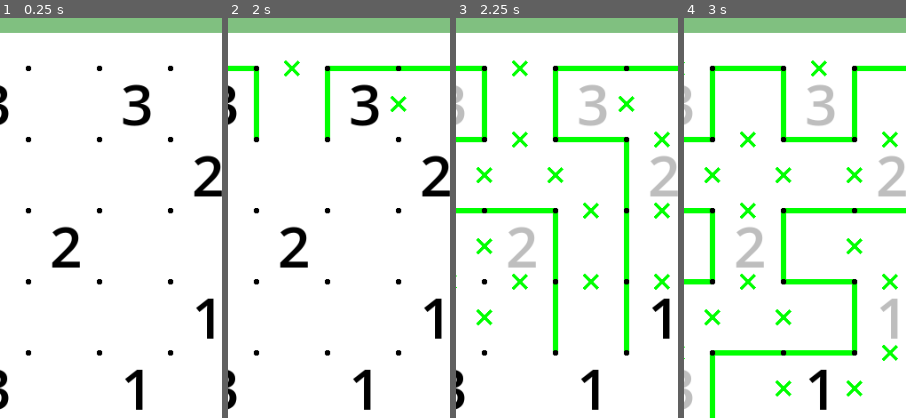
Above: before the commit, frames 1-4 (left to right).
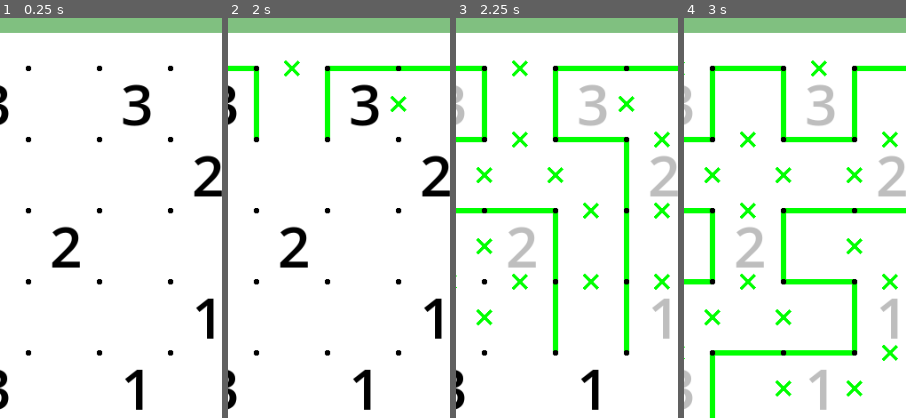
Above: after the commit, the same moments.

Repository: vivisuke/SlitherLink5
Game: Godot game, scene res://main.tscn
The game is run twice, just before and just after one commit, with the same random seed, the same clock (stepped at 60 frames per second) and the same inputs.
Inputs:
- Up to frame 1 (0.25 s): no input
- Up to frame 2 (2 s): click "1 steps" at 0.5 s; click "10 steps" at 1.25 s
- Up to frame 3 (2.25 s): click "100 steps" at 2 s
- Up to frame 4 (3 s): click "1000 steps" at 2.75 s
The pictures show only the part of the screen within x 36-86%, y 9-59%; the shares and areas given below are measured in that part.

Frames 1-2 are identical in both runs. In frame 3, 0.4% of the frame differs, in the area x 88-97%, y 70-81%; in frame 4, 0.4%.

Commit message:
0050 ◎ C 02/25 02/25 0.001│問題│周囲が全部確定でなくても、連結線数が手がかり数字と等しい場合は数字をグレイ表示

Diff:
--- a/SlitherLink5/scripts/main.gd
+++ b/SlitherLink5/scripts/main.gd
@@ -96,8 +96,9 @@
 			if bd.clue_num[ix] >= 0:
 				var col = Color.BLACK
 				var n = bd.n_fixed_edge(ix)		# 確定線数
-				if n == 4:
+				if bd.n_edge(ix) == bd.clue_num[ix]:
 					col = Color.GRAY
+				elif n == 4:
 					if bd.n_edge(ix) != bd.clue_num[ix]:
 						col = Color.RED
 						satisfied = false
Not shown, changed: SlitherLink5.spr
